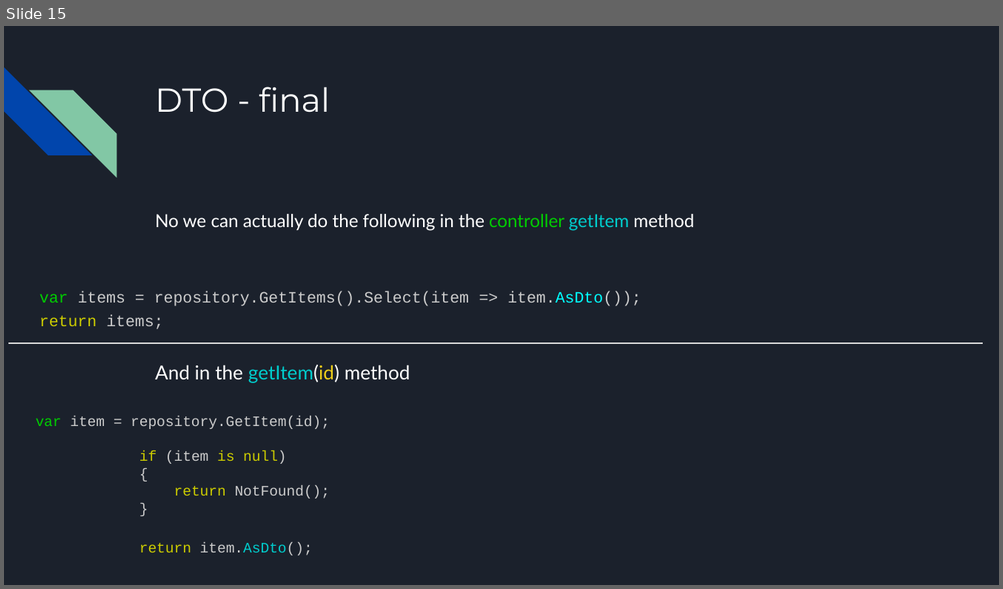
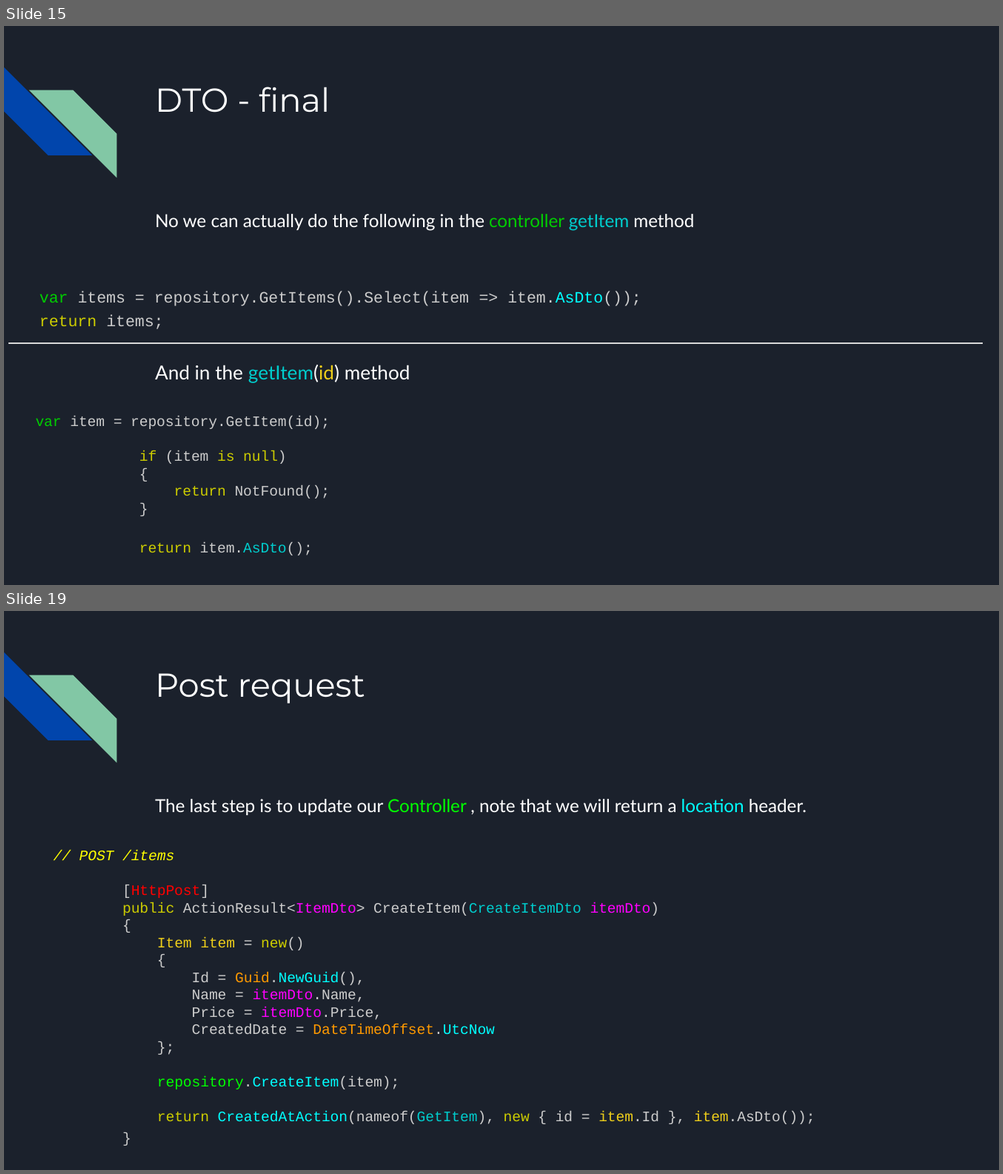
Before and after one commit to kek-Sec/ASP.net-REST-API-GUIDE, a slide deck: ASP.net REST API.pptx. Shown one above the other, each under a label of ours: slide 15 before the commit, slides 15 and 19 after it; the slides between them are not shown. The pictures are 1003x589 and 1003x1174 pixels, drawn with LibreOffice and Linux fonts; fonts in the diff are those of the drawing. Boxes give left, top, right and bottom in pixels: in the first picture for what was removed or moved away, otherwise in the second. Text is boxed around its words. In the diff, an @@ line names an element or a change of style, - is before the commit and + after.

Commit message:
POST PUT DELETE

```diff
--- a/ASP.net REST API.pptx
+++ b/ASP.net REST API.pptx
@@ slide 19 added at (x1=4, y1=611, x2=999, y2=1170), background #1B212C; not listed: 2 template elements that a slide beside it also shows @@
@@ title added at (x1=155, y1=673, x2=365, y2=703), 24 pt, text #FFFFFF @@
+Post request
@@ text added at (x1=155, y1=799, x2=806, y2=815), 13 pt, text #FFFFFF @@
+The last step is to update our Controller , note that we will return a location header.
@@ text added at (x1=79, y1=850, x2=815, y2=1125), 10.5 pt, text #CCCCCC @@
+// POST /items
+[HttpPost]
+public ActionResult<ItemDto> CreateItem(CreateItemDto itemDto)
+{
+Item item = new()
+{
+Id = Guid.NewGuid(),
+Name = itemDto.Name,
+Price = itemDto.Price,
+CreatedDate = DateTimeOffset.UtcNow
+};
+repository.CreateItem(item);
+return CreatedAtAction(nameof(GetItem), new { id = item.Id }, item.AsDto());
+}
```
Also in this commit, not shown: 1 slide changed, 8 other slides added, 1 other file.
